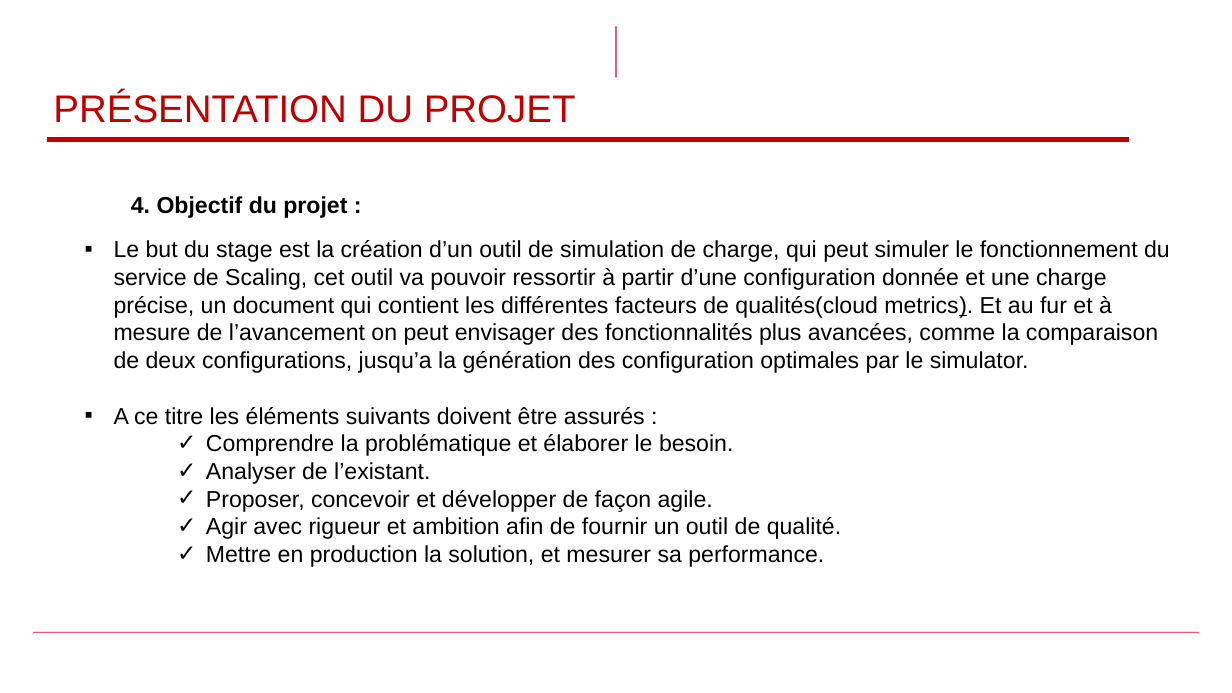
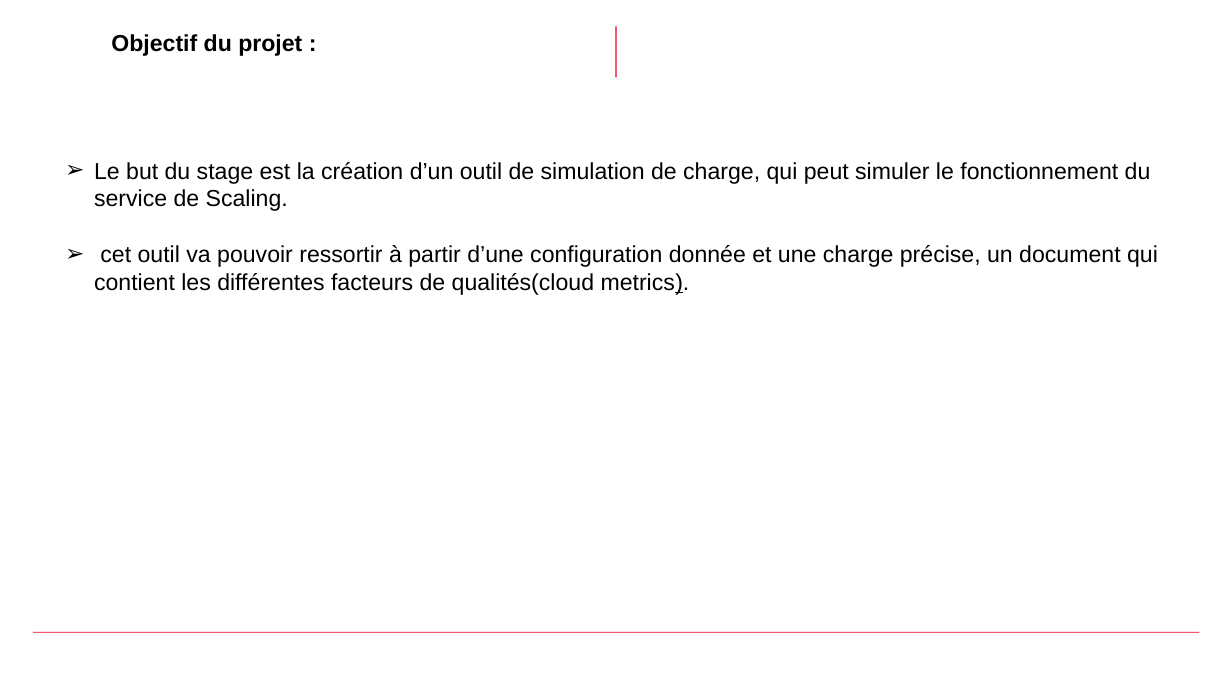
Before and after one commit to zwdOr20/PFE, a slide deck: slide 12 of first_presentation_1.1.pptx (slide 9 before the commit). Drawn at 1232x693 pixels with LibreOffice and Linux fonts; fonts in the diff are those of the drawing; background and template pictures are left out. Boxes give left, top, right and bottom in pixels: in the first picture for what was removed or moved away, otherwise in the second. Text is boxed around its words. In the diff, an @@ line names an element or a change of style, - is before the commit and + after.

```diff
--- a/first_presentation_1.1.pptx
+++ b/first_presentation_1.1.pptx
@@ text at [94, 34, 1158, 295]: text changed @@
-  4. Objectif du projet :
-▪ Le but du stage est la création d’un outil de simulation de charge, qui peut simuler le fonctionnement du service de Scaling, cet outil va pouvoir ressortir à partir d’une configuration donnée et une charge précise, un document qui contient les différentes facteurs de qualités(cloud metrics). Et au fur et à mesure de l’avancement on peut envisager des fonctionnalités plus avancées, comme la comparaison de deux configurations, jusqu’a la génération des configuration optimales par le simulator.
-▪ A ce titre les éléments suivants doivent être assurés :
-    ✓ Comprendre la problématique et élaborer le besoin.
-    ✓ Analyser de l’existant.
-    ✓ Proposer, concevoir et développer de façon agile.
-    ✓ Agir avec rigueur et ambition afin de fournir un outil de qualité.
-    ✓ Mettre en production la solution, et mesurer sa performance.
+  Objectif du projet :
+➢ Le but du stage est la création d’un outil de simulation de charge, qui peut simuler le fonctionnement du service de Scaling.
+➢ cet outil va pouvoir ressortir à partir d’une configuration donnée et une charge précise, un document qui contient les différentes facteurs de qualités(cloud metrics).
@@ title removed at [53, 92, 576, 123] @@
-PRÉSENTATION DU PROJET
@@ line removed from (47, 140) to (1129, 140) @@
```
Also in this commit, not shown: 7 other slides changed, 8 slides added, 4 slides removed, 15 other files.
